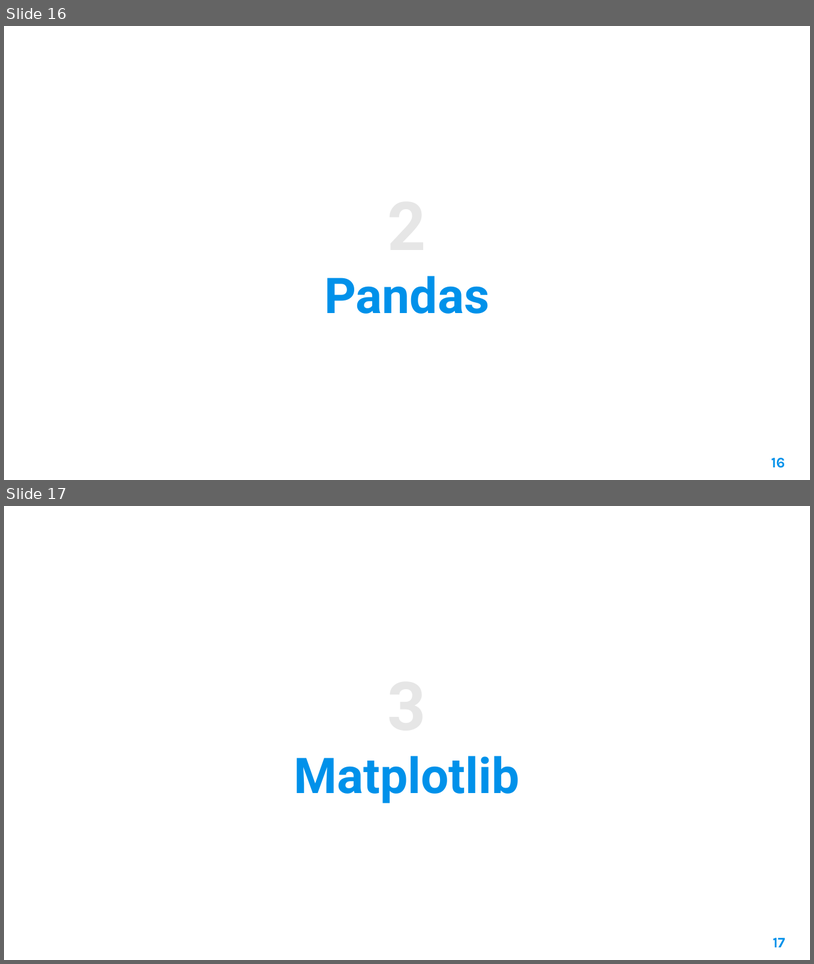
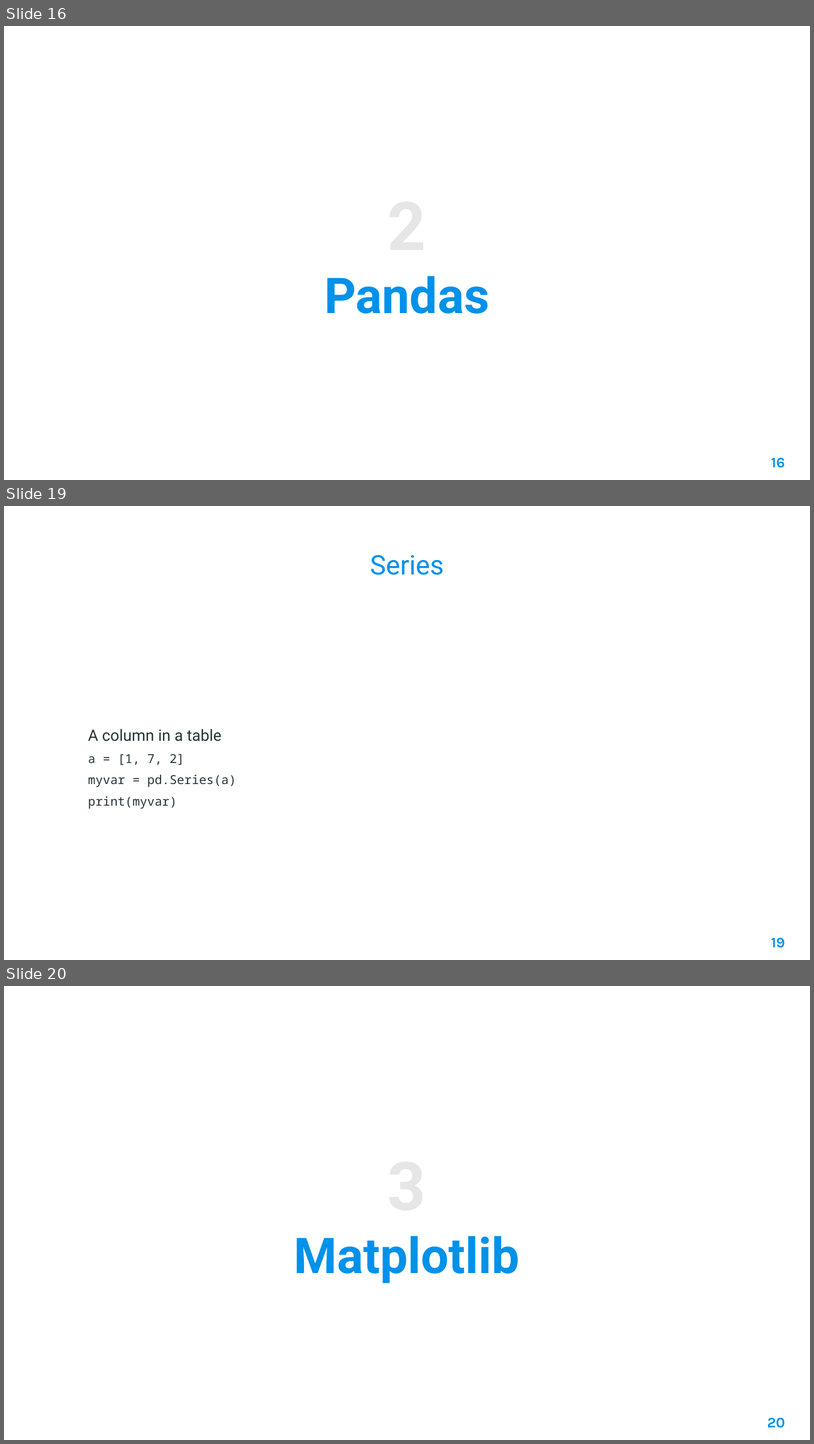
Before and after one commit to AleeRezaa/learn-python, a slide deck: 2 Data Science.pptx. Shown one above the other, each under a label of ours: slides 16 and 17 before the commit, slides 16, 19 and 20 after it; the slides between them are not shown. The pictures are 814x964 and 814x1444 pixels, drawn with LibreOffice and Linux fonts; fonts in the diff are those of the drawing; background and template pictures are left out. Boxes give left, top, right and bottom in pixels: in the first picture for what was removed or moved away, otherwise in the second. Text is boxed around its words. In the diff, an @@ line names an element or a change of style, - is before the commit and + after.

```diff
--- a/2 Data Science.pptx
+++ b/2 Data Science.pptx
@@ slide 19 added at (4, 506, 810, 960), background picture (left out) @@
@@ title added at (370, 555, 444, 575), 24 pt, text #0091EA @@
+Series
@@ text added at (88, 729, 236, 808), 11 pt, text #263238 @@
+A column in a table
+a = [1, 7, 2]
+myvar = pd.Series(a)
+print(myvar)
@@ page number added at (771, 937, 785, 948), 13 pt, text #0091EA, bold @@
+19
@@ what was slide 17 is now slide 20 @@
@@ page number at (768, 1417, 786, 1428): text changed @@
-17
+20
```
Also in this commit, not shown: 2 other slides added, 1 other file.
